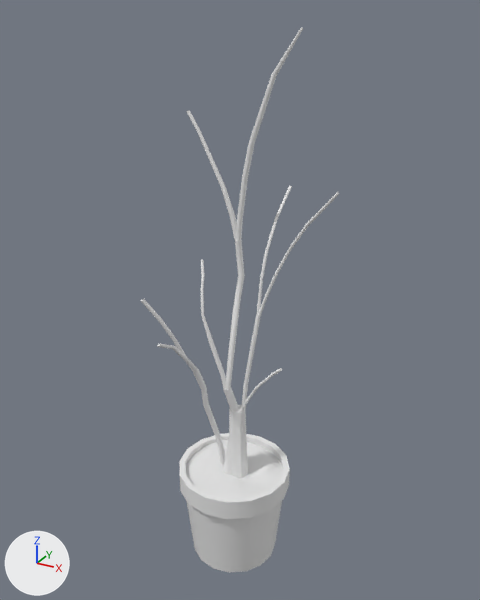
Renders of the Blender file Blender/Files/Plant.blend from each side of a commit.
Both versions are drawn from a 50 mm camera at (4.6, -8.15, 4.09) aimed at (0.03, 0.15, -0.06). The axes (+X, +Y, +Z) are drawn at lower left. The lights are the same throughout.
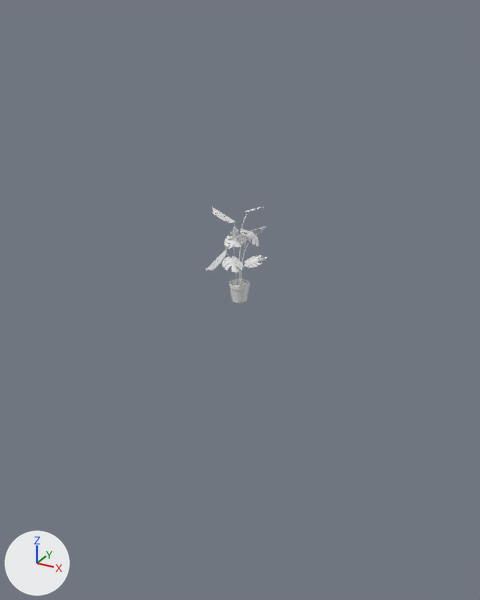
Patch to the scene script:
```diff
--- a/Blender/Files/Plant.blend.py
+++ b/Blender/Files/Plant.blend.py
@@ me_cylinder_004 @@
 # used by ob_cylinder_003; location = (0.1, 0.04, -3.28); rotation_euler = (0.139, 0.222, 0.126), in degrees (8, 13, 7.2); scale = (0.0654, 0.0654, 0.0654)
-me_cylinder_004.from_pydata(...)  # 1114 vertices, 1280 faces; spans x -36.6..4.4, y -13.3..30.3, z -4.9..106.8
+me_cylinder_004.from_pydata(...)  # 4284 vertices, 4432 faces; spans x -0.5..0.5, y -0.4..0.4, z 0.0..1.5
+# me_cylinder_004 part 1: the loose piece of 114 vertices spanning x -16.5..-4.4, y -3.1..2.7, z -1.6..31.0 is scaled about its middle by (0.0028, 0.0213, 0.0109), then moved by (10.4, 0.2, -14.3)
+# me_cylinder_004 part 2: the loose piece of 66 vertices spanning x -7.5..-3.4, y 2.9..10.7, z 17.9..43.9 is scaled about its middle by (-0.00701, 0.00567, 0.0109), then moved by (5.5, -6.8, -30.3)
+# me_cylinder_004 part 3: the loose piece of 34 vertices spanning x -9.6..-4.5, y 1.0..3.8, z 17.8..25.4 is scaled about its middle by (0.00567, 0.0139, 0.0112), then moved by (7.1, -2.4, -21.1)
+# me_cylinder_004 part 4: the loose piece of 34 vertices spanning x -7.2..2.3, y -2.3..4.8, z -3.1..19.2 is scaled about its middle by (0.00334, 0.00533, 0.011), then moved by (2.5, -1.3, -7.7)
+# me_cylinder_004 part 5: the loose piece of 34 vertices spanning x -6.0..-0.7, y -2.5..4.2, z -4.9..13.2 is scaled about its middle by (0.00326, 0.00642, 0.0108), then moved by (3.3, -0.9, -3.8)
+# me_cylinder_004 part 6: the loose piece of 82 vertices spanning x -11.4..-6.6, y 9.8..30.3, z 43.1..68.9 is scaled about its middle by (-0.000255, 0.00887, 0.0118), then moved by (9.1, -19.9, -55.1)
+# me_cylinder_004 part 7: the loose piece of 114 vertices spanning x -24.9..-8.3, y 1.4..13.5, z 24.1..50.9 is scaled about its middle by (0.00687, 0.00604, 0.0125), then moved by (16.6, -7.4, -36.8)
+# me_cylinder_004 part 8: the loose piece of 82 vertices spanning x -17.7..-7.9, y 1.4..15.9, z 24.7..58.6 is scaled about its middle by (0.00253, 0.00725, 0.0115), then moved by (12.8, -8.6, -41.0)
+# me_cylinder_004 part 9: the loose piece of 82 vertices spanning x -36.6..-16.3, y 14.4..21.3, z 57.4..83.2 is scaled about its middle by (0.00746, 0.00129, 0.0125), then moved by (26.4, -17.8, -69.3)
+# me_cylinder_004 part 10: the loose piece of 114 vertices spanning x -5.0..3.5, y 1.8..3.5, z 18.2..37.2 is deleted
+# me_cylinder_004 part 11: the loose piece of 98 vertices spanning x -19.5..-13.1, y 14.4..21.4, z 57.8..106.8 is deleted
+# me_cylinder_004 part 12: the loose piece of 98 vertices spanning x -7.1..4.4, y 9.8..13.8, z 43.3..80.0 is deleted
+# me_cylinder_004 part 13: the loose piece of 81 vertices spanning x -21.8..-15.1, y -13.3..-1.3, z 29.0..43.8 is deleted
+# me_cylinder_004 part 14: the loose piece of 81 vertices spanning x -29.9..-15.3, y -7.2..-1.5, z 29.0..48.9 is deleted
+# me_cylinder_004 part 15: 3642 vertices added at x -0.5..0.5, y -0.4..0.4, z 0.0..1.5
@@ ob_cylinder_003 @@
 ob_cylinder_003 = bpy.data.objects.new('Cylinder.003', me_cylinder_004)
-ob_cylinder_003.location = (0.1, 0.04, -3.28)
-ob_cylinder_003.rotation_euler = (0.139, 0.222, 0.126)  # degrees (8, 13, 7.2)
-ob_cylinder_003.scale = (0.0654, 0.0654, 0.0654)
+ob_cylinder_003.location = (0.0, 0.0, 0.0)
+ob_cylinder_003.delta_location = (0.0866, 0.0328, -0.0012)
@@ ob_cylinder_001 @@
-ob_cylinder_001 = bpy.data.objects.new('Cylinder.001', me_cylinder_001)
-ob_cylinder_001.location = (0.0, 0.0, -4.07)
-ob_cylinder_001.scale = (0.737, 0.737, 0.737)
```

Where the change shows, as pixel boxes [x1, y1, x2, y2] in the pictures (480 x 600 px; the box of a moved part takes in the faces that stretch with it):
'Cylinder.001', deleted: before [179, 433, 290, 573]
'Cylinder.003', reshaped, moved, turned, rescaled: before [141, 27, 339, 478]; after [206, 206, 267, 303]
part 1 of me_cylinder_004, moved or reshaped (not visible afterwards): before [193, 369, 225, 465]
part 2 of me_cylinder_004, moved or reshaped (not visible afterwards): before [240, 314, 261, 409]
part 3 of me_cylinder_004, moved or reshaped (not visible afterwards): before [223, 388, 239, 412]
part 4 of me_cylinder_004, moved or reshaped: before [229, 405, 248, 478]; after [239, 272, 242, 285]
part 5 of me_cylinder_004, moved or reshaped (not visible afterwards): before [223, 438, 232, 475]
part 6 of me_cylinder_004, moved or reshaped (not visible afterwards): before [257, 186, 292, 314]
part 7 of me_cylinder_004, moved or reshaped (not visible afterwards): before [201, 260, 226, 389]
part 8 of me_cylinder_004, moved or reshaped: before [226, 240, 245, 389]; after [239, 241, 241, 260]
part 9 of me_cylinder_004, moved or reshaped: before [186, 110, 237, 241]; after [234, 224, 240, 241]
part 10 of me_cylinder_004, deleted: before [239, 368, 282, 412]
part 11 of me_cylinder_004, deleted: before [236, 27, 303, 241]
part 12 of me_cylinder_004, deleted: before [258, 192, 339, 315]
part 13 of me_cylinder_004, deleted: before [157, 344, 198, 372]
part 14 of me_cylinder_004, deleted: before [141, 299, 195, 372]
part 15 of me_cylinder_004, added: after [206, 206, 267, 303]
